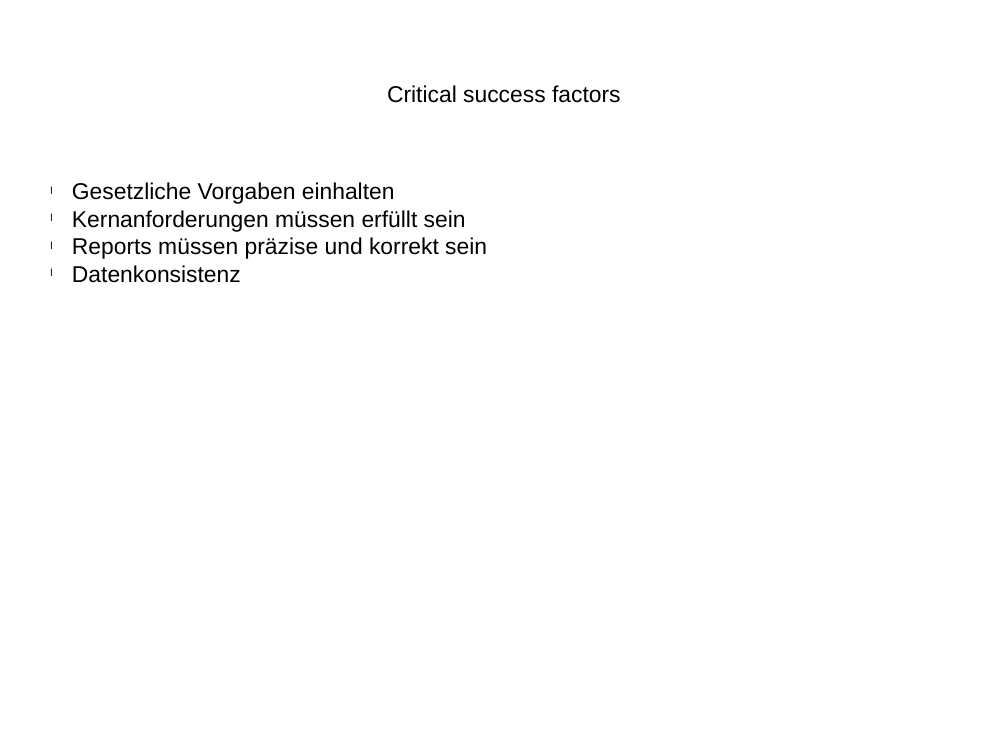
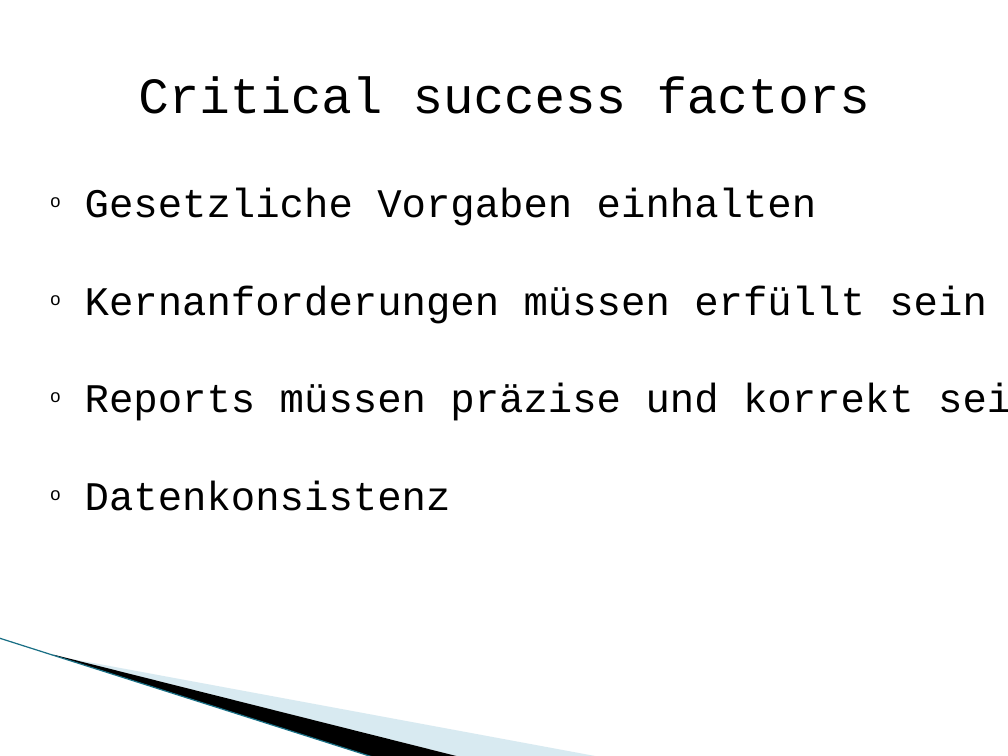
Before and after one commit to andef4/ch.bfh.bti7081.s2013.blue, a slide deck: slide 4 of doc/task01/praesi.pptx. Drawn at 1008x756 pixels with LibreOffice and Linux fonts; fonts in the diff are those of the drawing; background and template pictures are left out. Boxes give left, top, right and bottom in pixels: in the first picture for what was removed or moved away, otherwise in the second. Text is boxed around its words. In the diff, an @@ line names an element or a change of style, - is before the commit and + after.

```diff
--- a/doc/task01/praesi.pptx
+++ b/doc/task01/praesi.pptx
@@ text "Critical success factors" at (138, 76, 870, 114): size 18 to 40 pt, font Arial to Courier New @@
@@ text "Gesetzliche Vorgaben einhalten" at (85, 188, 987, 511): size 18 to 32 pt, font Arial to Courier New; bullet l to o @@
@@ line added from (0, 638) to (374, 756), #97C5D8 0.95 pt @@
@@ freeform shape added at (54, 655, 461, 756), fill #000000 @@
@@ freeform shape added at (55, 656, 600, 756), fill #A0CBDC at 40% opacity @@
```
Also in this commit, not shown: 3 other slides changed, 1 slide added, 1 slide removed, 1 other file.
